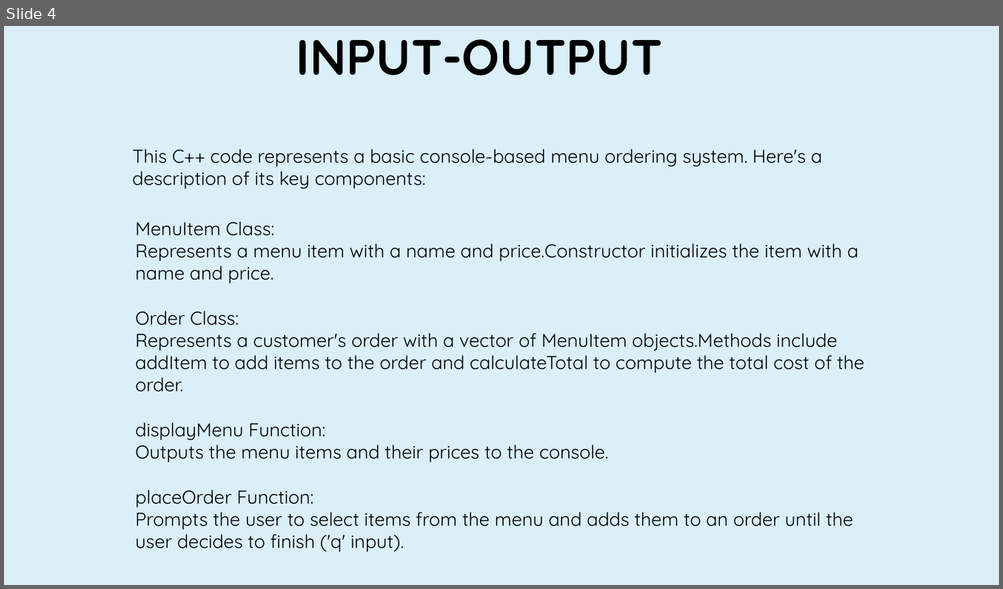
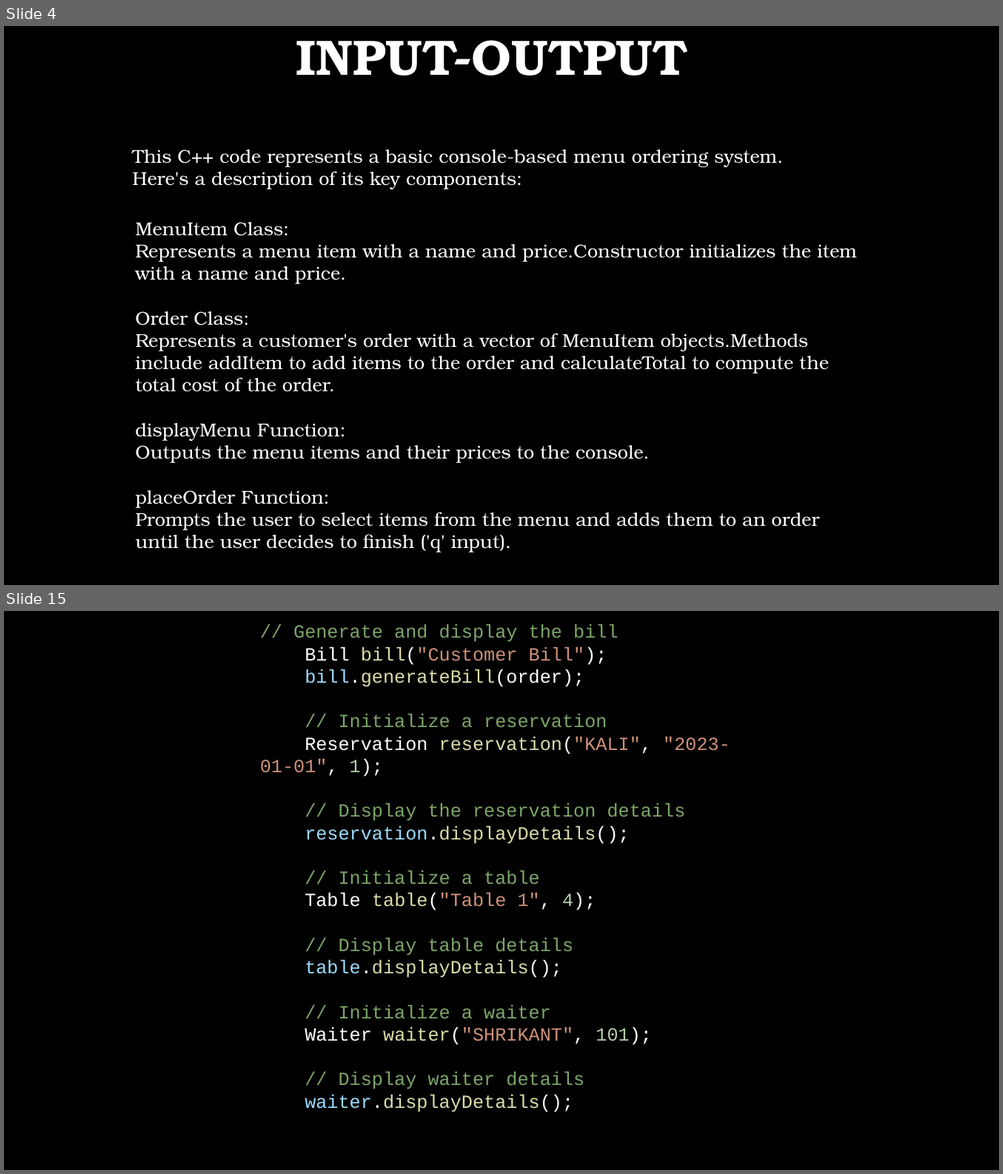
Before and after one commit to kalikumari292725/oopm-case-study, a slide deck: PRESENTATIONPPT3.pptx. Shown one above the other, each under a label of ours: slide 4 before the commit, slides 4 and 15 after it; the slides between them are not shown. The pictures are 1003x589 and 1003x1174 pixels, drawn with LibreOffice and Linux fonts; fonts in the diff are those of the drawing; background and template pictures are left out. Boxes give left, top, right and bottom in pixels: in the first picture for what was removed or moved away, otherwise in the second. Text is boxed around its words. In the diff, an @@ line names an element or a change of style, - is before the commit and + after.

```diff
--- a/PRESENTATIONPPT3.pptx
+++ b/PRESENTATIONPPT3.pptx
@@ slide 15 added at (4,611,999,1170), background picture (left out) @@
@@ text added at (260,624,730,1113), 18 pt, text #7CA668 @@
+// Generate and display the bill
+Bill bill("Customer Bill");
+bill.generateBill(order);
+// Initialize a reservation
+Reservation reservation("KALI", "2023-01-01", 1);
+// Display the reservation details
+reservation.displayDetails();
+// Initialize a table
+Table table("Table 1", 4);
+// Display table details
+table.displayDetails();
+// Initialize a waiter
+Waiter waiter("SHRIKANT", 101);
+// Display waiter details
+waiter.displayDetails();
@@ slide 4 changed as well @@
@@ background #DBEFF9 to picture (left out) @@
@@ font Quicksand to TeX Gyre Bonum, text colour #000000 to #FFFFFF in 3 elements at (296,40,688,76), (132,150,782,190), (135,222,856,553) @@
```
Also in this commit, not shown: 4 other slides changed, 11 other slides added, 5 slides removed.
